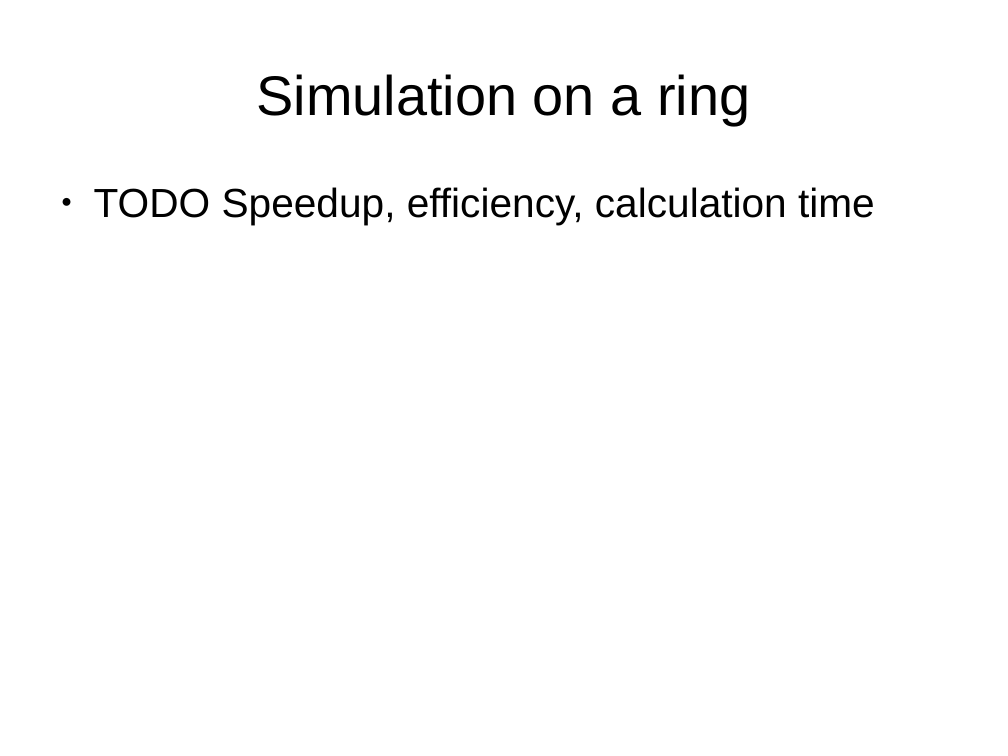
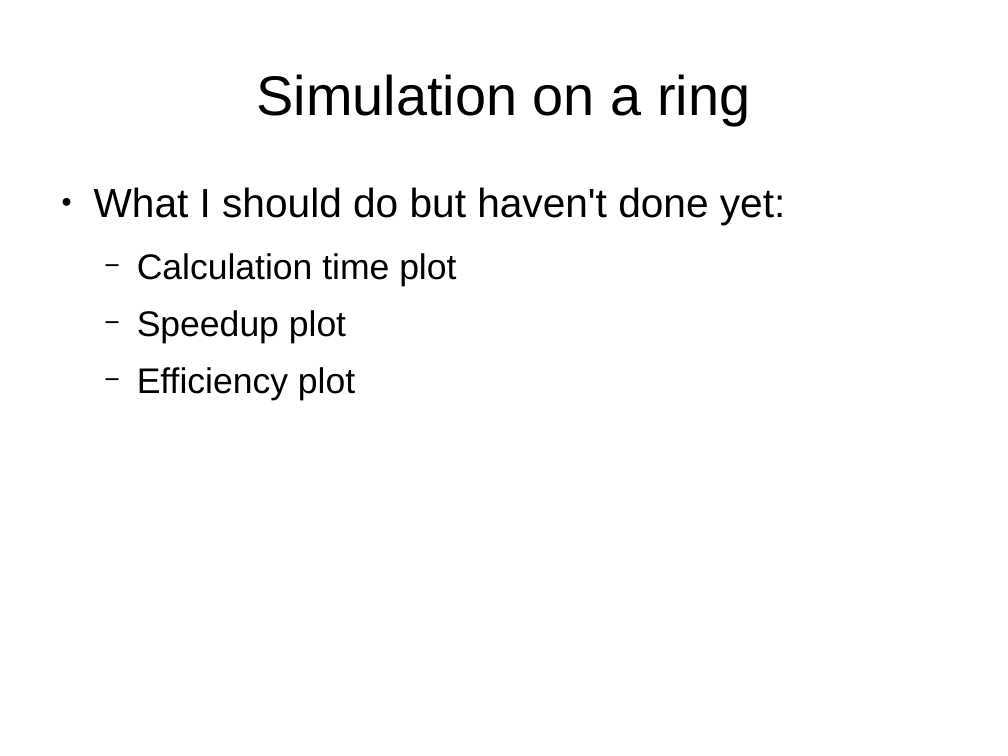
Before and after one commit to wdurnoUBC/parrallelProgramming, a slide deck: slide 10 of porfolioOverview.odp. Drawn at 1008x756 pixels with LibreOffice and Linux fonts; fonts in the diff are those of the drawing. Boxes give left, top, right and bottom in pixels: in the first picture for what was removed or moved away, otherwise in the second. Text is boxed around its words. In the diff, an @@ line names an element or a change of style, - is before the commit and + after.

```diff
--- a/porfolioOverview.odp
+++ b/porfolioOverview.odp
@@ text at (94, 187, 785, 400): text changed; size 32 to 28 pt @@
-● TODO Speedup, efficiency, calculation time
+● What I should do but haven't done yet:
+  − Calculation time plot
+  − Speedup plot
+  − Efficiency plot
```
Also in this commit, not shown: 1 slide added, 22 other files.
